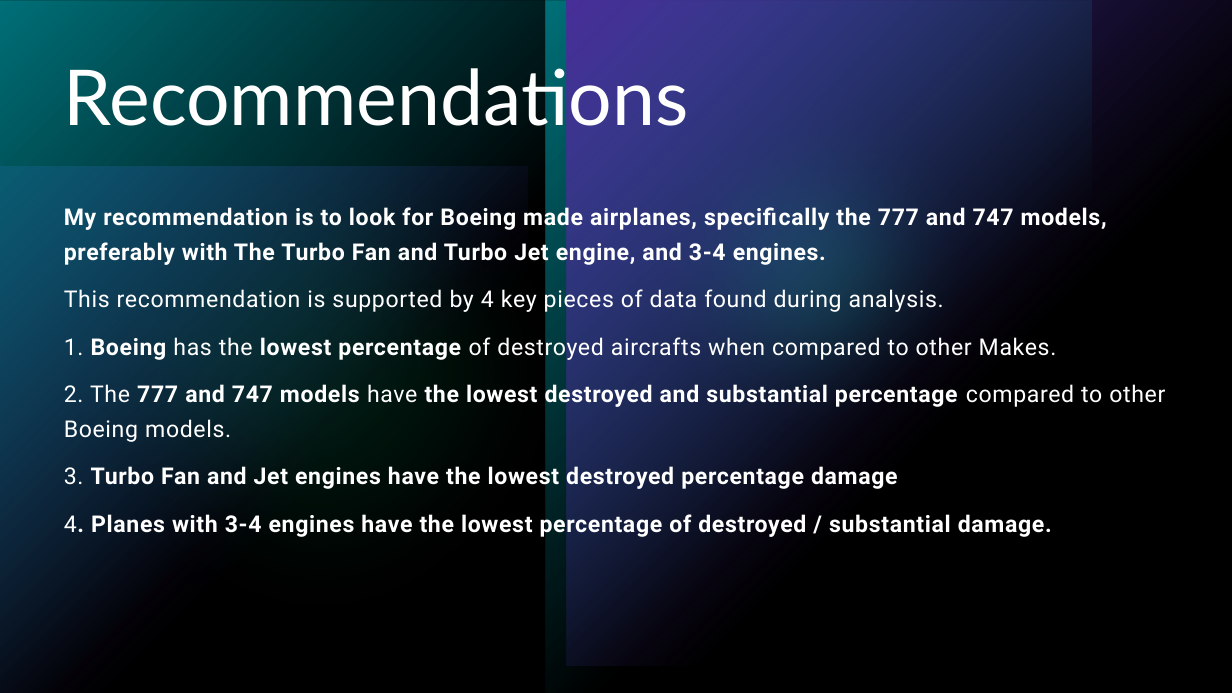
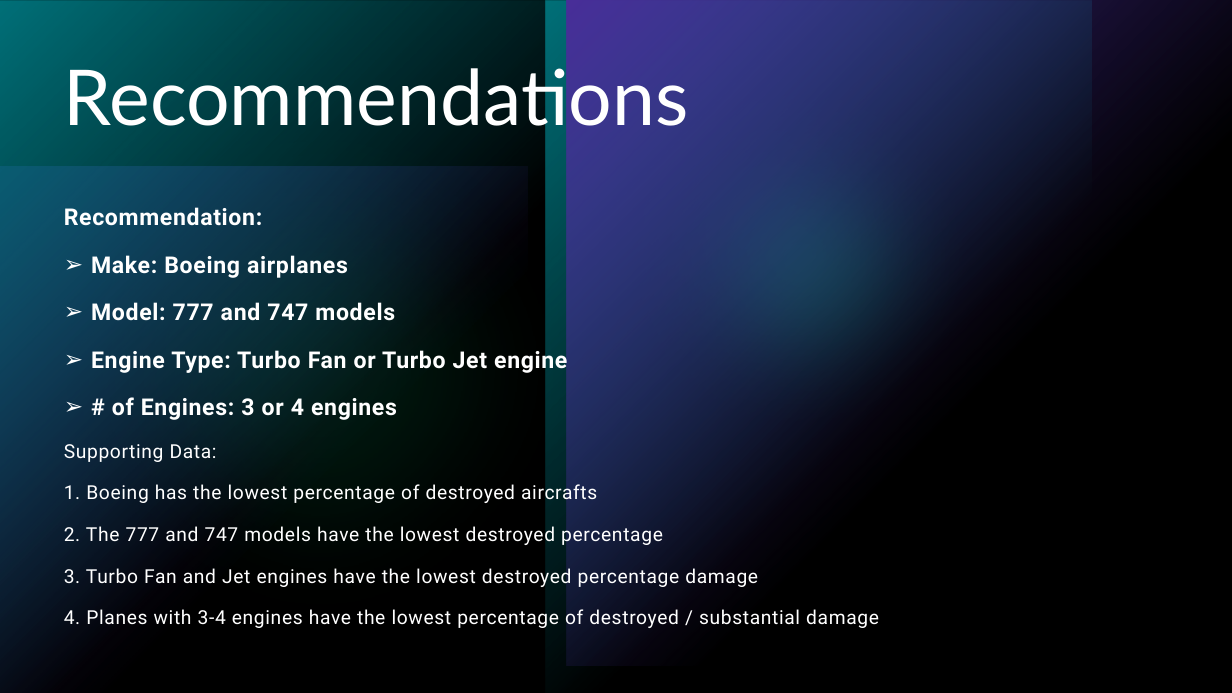
Before and after one commit to alecs1523/Aviation_Data_Analysis, a slide deck: slide 9 of phase_1_aviation_analysis.pptx. Drawn at 1232x693 pixels with LibreOffice and Linux fonts; fonts in the diff are those of the drawing. Boxes give left, top, right and bottom in pixels: in the first picture for what was removed or moved away, otherwise in the second. Text is boxed around its words. In the diff, an @@ line names an element or a change of style, - is before the commit and + after.

```diff
--- a/phase_1_aviation_analysis.pptx
+++ b/phase_1_aviation_analysis.pptx
@@ text at [64, 207, 663, 545]: text changed; size 18 to 15 pt; bold off @@
-My recommendation is to look for Boeing made airplanes, specifically the 777 and 747 models, preferably with The Turbo Fan and Turbo Jet engine, and 3-4 engines.
-This recommendation is supported by 4 key pieces of data found during analysis.
-1. Boeing has the lowest percentage of destroyed aircrafts when compared to other Makes.
-2. The 777 and 747 models have the lowest destroyed and substantial percentage compared to other Boeing models.
+Recommendation:
+➢ Make: Boeing airplanes
+➢ Model: 777 and 747 models
+➢ Engine Type: Turbo Fan or Turbo Jet engine
+➢ # of Engines: 3 or 4 engines
+Supporting Data:
+1. Boeing has the lowest percentage of destroyed aircrafts
+2. The 777 and 747 models have the lowest destroyed percentage
@@ text at [64, 565, 758, 587]: size 18 to 15 pt in "3. Turbo Fan and Jet engines have ..."; bold off in "Turbo Fan and Jet engines have the ..." @@
@@ text at [64, 609, 879, 628]: text changed; size 18 to 15 pt; bold off @@
-4. Planes with 3-4 engines have the lowest percentage of destroyed / substantial damage.
+4. Planes with 3-4 engines have the lowest percentage of destroyed / substantial damage
```
Also in this commit, not shown: 2 other slides changed, 1 other file.
